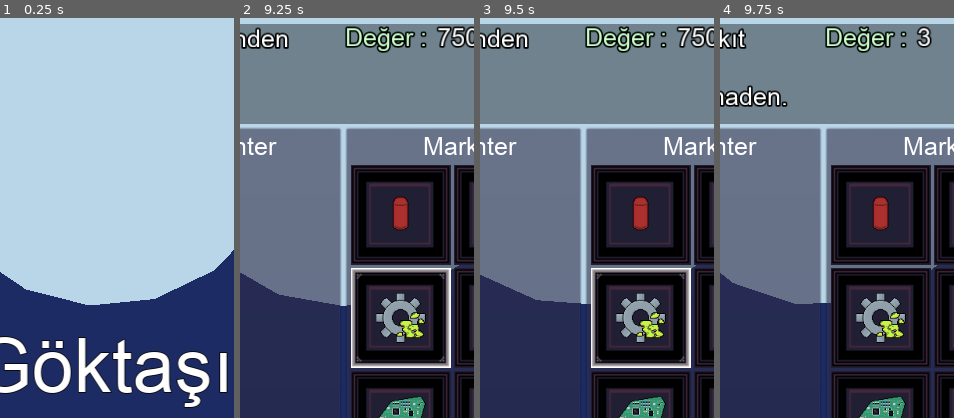
Above: before the commit, frames 1-4 (left to right).
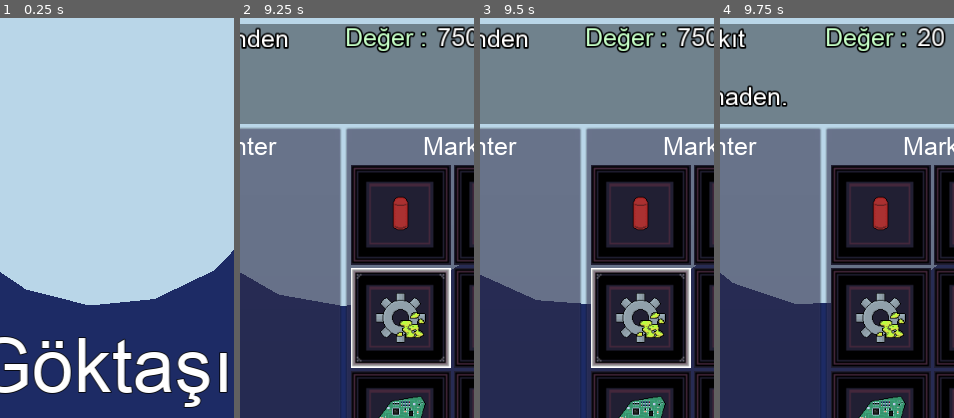
Above: after the commit, the same moments.

Repository: UmutSanci01/Goktasi-2
Game: Godot game, scene res://Main/Main.tscn
Two runs of this game, one before a commit and one after it. Both use one fixed random seed, a clock stepped at 60 frames per second and the inputs below. The engine's default icon, where the game draws it, is replaced by a stand-in: a white triangle on a blue panel in a dark square.
Inputs (mouse positions are % of the whole screen's width and height, from its top left):
- Up to frame 1 (0.25 s): no input
- Up to frame 2 (9.25 s): click (50, 50) at 0.5 s; click (84, 84) at 1.25 s; click "Menu" at 2 s; click (50, 50) at 2.75 s; click "Menu" at 3.5 s; click "9999" at 4.25 s; click "9999" at 5 s; click "9999" at 5.75 s; click (84, 84) at 6.5 s; click "9999" at 7.25 s; click "9999" at 8 s; click "9999" at 8.75 s
- Up to frame 3 (9.5 s): no input
- Up to frame 4 (9.75 s): click "9999" at 9.5 s
The pictures show only the part of the screen within x 28-78%, y 6-56%; the shares and areas given below are measured in that part.

Frames 1-3 are identical in both runs. In frame 4, 0.5% of the frame differs, in the area x 83-97%, y 2-8%.

Commit message:
Redesign ammo choice menu

Diff:
--- a/GUI/InGame/AmmoChoiceMenu.gd
+++ b/GUI/InGame/AmmoChoiceMenu.gd
@@ -2,40 +2,50 @@
 
 signal bullet_type_changed(bullet_id)
 
-onready var anim : AnimationPlayer = $AnimationPlayer
-onready var slots = $VBoxContainer.get_children()
+export var slot_scene: PackedScene # Inspector'dan Slot.tscn'yi buraya sürükle
+
+onready var anim: AnimationPlayer = $AnimationPlayer
+onready var slot_container: Container = $Panel/SlotContainer
 
 func _ready():
-    visible = false
+	visible = false
 
 func open_menu():
-    visible = true
+	visible = true
+	_refresh_slots()
+	anim.play("Show")
 
-    var bullets : WrapSameType = PlayerInventory.get_item_by_type(Item.Type.BULLET)
-    var slot_count = 0
+func _refresh_slots():
+	for child in slot_container.get_children():
+		child.queue_free()
 
-    for item_id in bullets.items:
-        var amount : int = bullets.items[item_id]
-        var data : Item = ItemDB.get_item(item_id)
-        var slot = slots[slot_count]
+	var bullets: WrapSameType = PlayerInventory.get_item_by_type(Item.Type.BULLET)
 
-        slot.call_deferred("set_item", item_id, amount, data.texture)
-        slot_count += 1
+	if bullets.total <= 0:
+		InfoPanel.add_label("KEY_NO_AMMO")
+		return
 
-    while slot_count < 3:
-        var slot = slots[slot_count]
-        slot.call_deferred("clear_item")
-        slot_count += 1
+	for item_id in bullets.items:
+		var amount: int = bullets.items[item_id]
+		if amount <= 0:
+			continue
 
-    anim.play("Show")
+		var data: Item = ItemDB.get_item(item_id)
+
+		var new_slot = slot_scene.instance()
+		slot_container.add_child(new_slot)
+
+		new_slot.call_deferred("set_item", item_id, amount, data.texture)
+
+		if not new_slot.is_connected("button_up", self, "_on_Slot_button_up"):
+			new_slot.connect("button_up", self, "_on_Slot_button_up", [item_id])
 
 func close_menu():
-    GameState.is_bullet_menu_opened = false
-    anim.play_backwards("Show")
+	GameState.is_bullet_menu_opened = false
+	anim.play_backwards("Show")
 
-func _on_Slot_button_up(slot_index : int):
-    var item_id = slots[slot_index].get_item()
-    if item_id > -1:
-        GameState.selected_bullet_id = item_id
-
-        close_menu()
+func _on_Slot_button_up(item_id: int):
+	if item_id > -1:
+		GameState.selected_bullet_id = item_id
+		emit_signal("bullet_type_changed", item_id)
+		close_menu()
--- a/GUI/InGame/AmmoChoiceMenu.tscn
+++ b/GUI/InGame/AmmoChoiceMenu.tscn
@@ -47,45 +47,16 @@
 [node name="AmmoChoiceMenu" type="Control"]
 anchor_right = 1.0
 anchor_bottom = 1.0
-margin_right = -600.0
-margin_bottom = -1024.0
 rect_scale = Vector2( 1.5, 1.5 )
 script = ExtResource( 4 )
+slot_scene = ExtResource( 1 )
 
-[node name="Panel" type="Panel" parent="."]
-margin_top = 1.52588e-05
+[node name="Panel" type="PanelContainer" parent="."]
 margin_right = 128.0
-margin_bottom = 395.0
-rect_scale = Vector2( 0.5, 0.5 )
 custom_styles/panel = SubResource( 1 )
 
-[node name="VBoxContainer" type="VBoxContainer" parent="."]
+[node name="SlotContainer" type="VBoxContainer" parent="Panel"]
 margin_right = 128.0
-margin_bottom = 392.0
-rect_scale = Vector2( 0.5, 0.5 )
-
-[node name="Slot" parent="VBoxContainer" instance=ExtResource( 1 )]
-anchor_right = 0.0
-anchor_bottom = 0.0
-margin_right = 128.0
-margin_bottom = 128.0
-texture_normal = null
-
-[node name="Slot2" parent="VBoxContainer" instance=ExtResource( 1 )]
-anchor_right = 0.0
-anchor_bottom = 0.0
-margin_top = 132.0
-margin_right = 128.0
-margin_bottom = 260.0
-texture_normal = null
-
-[node name="Slot3" parent="VBoxContainer" instance=ExtResource( 1 )]
-anchor_right = 0.0
-anchor_bottom = 0.0
-margin_top = 264.0
-margin_right = 128.0
-margin_bottom = 392.0
-texture_normal = null
 
 [node name="AnimationPlayer" type="AnimationPlayer" parent="."]
 anims/RESET = SubResource( 2 )
@@ -93,7 +64,3 @@
 __meta__ = {
 "_editor_description_": "Deneme"
 }
-
-[connection signal="button_up" from="VBoxContainer/Slot" to="." method="_on_Slot_button_up" binds= [ 0 ]]
-[connection signal="button_up" from="VBoxContainer/Slot2" to="." method="_on_Slot_button_up" binds= [ 1 ]]
-[connection signal="button_up" from="VBoxContainer/Slot3" to="." method="_on_Slot_button_up" binds= [ 2 ]]
--- a/ItemDB/Items/OreBlue.tres
+++ b/ItemDB/Items/OreBlue.tres
@@ -12,6 +12,6 @@
 info = "KEY_ORE_BLUE_DESC"
 texture = ExtResource( 2 )
 scene = ExtResource( 3 )
-value = 3
+value = 20
 visible = true
 can_sale = true
